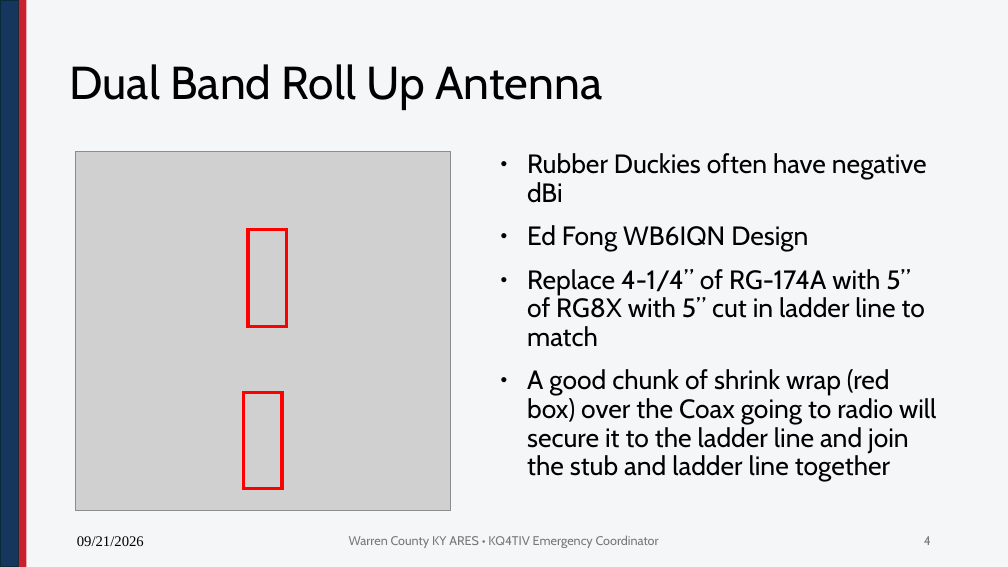
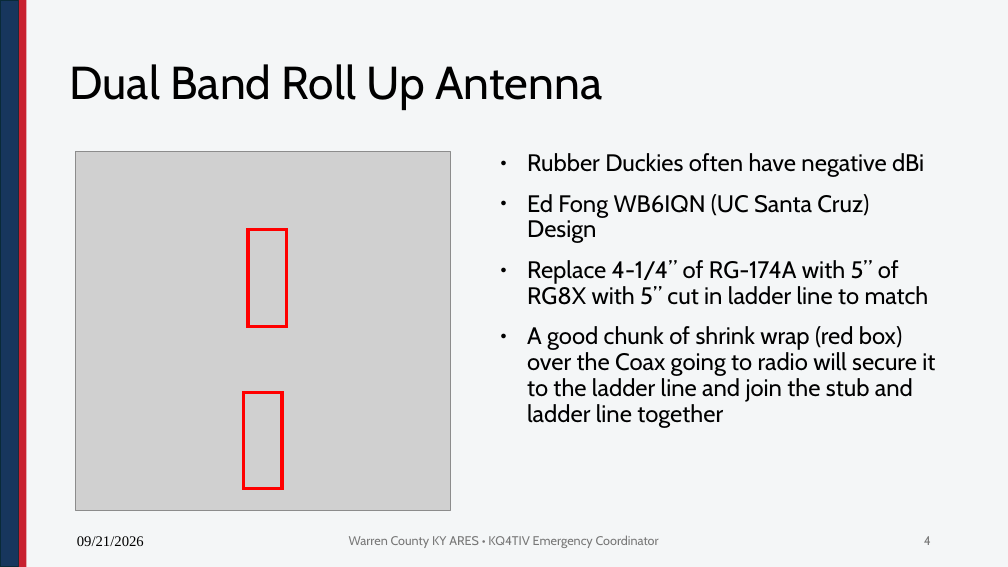
Before and after one commit to nathanielbutts/nathanielbutts.github.io, a slide deck: slide 4 of documents/meetings/KCARC Meeting 20260922.pptx. Drawn at 1008x567 pixels with LibreOffice and Linux fonts; fonts in the diff are those of the drawing; grey boxes stand for pictures; background and template pictures are left out. Boxes give left, top, right and bottom in pixels: in the first picture for what was removed or moved away, otherwise in the second. Text is boxed around its words. In the diff, an @@ line names an element or a change of style, - is before the commit and + after.

```diff
--- a/documents/meetings/KCARC Meeting 20260922.pptx
+++ b/documents/meetings/KCARC Meeting 20260922.pptx
@@ text at [527,153,935,428]: size 25.2 to 22.7 pt in "Rubber Duckies often have negative dBi", "Replace 4-1/4” of RG-174A with 5” of ...", "A good chunk of shrink wrap (red ..." @@
@@ text at [527,194,869,243]: text changed; size 25.2 to 22.7 pt @@
-● Ed Fong WB6IQN Design
+● Ed Fong WB6IQN (UC Santa Cruz) Design
```
Also in this commit, not shown: 2 other slides changed, 6 slides added, 2 other files.
